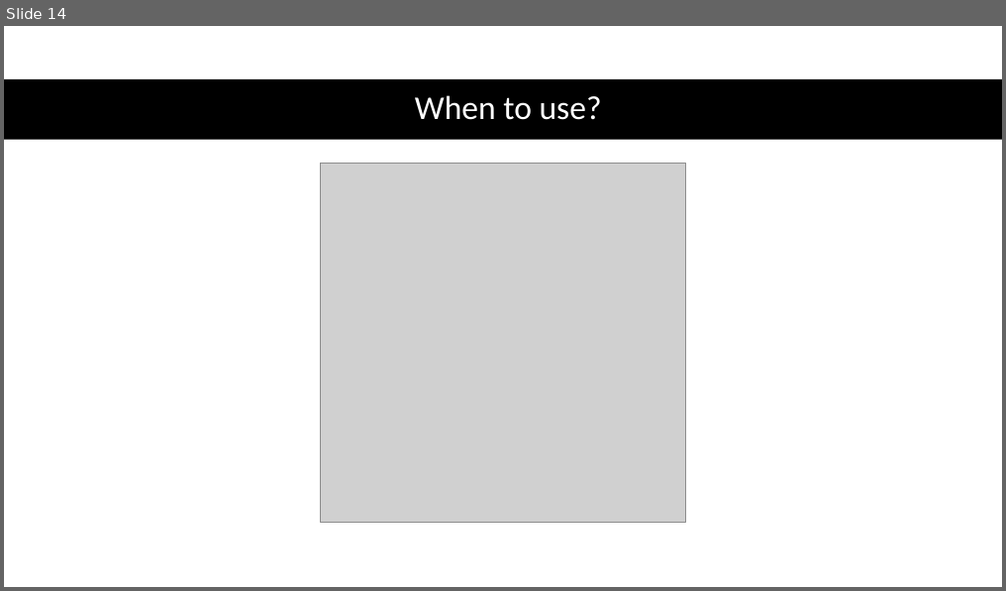
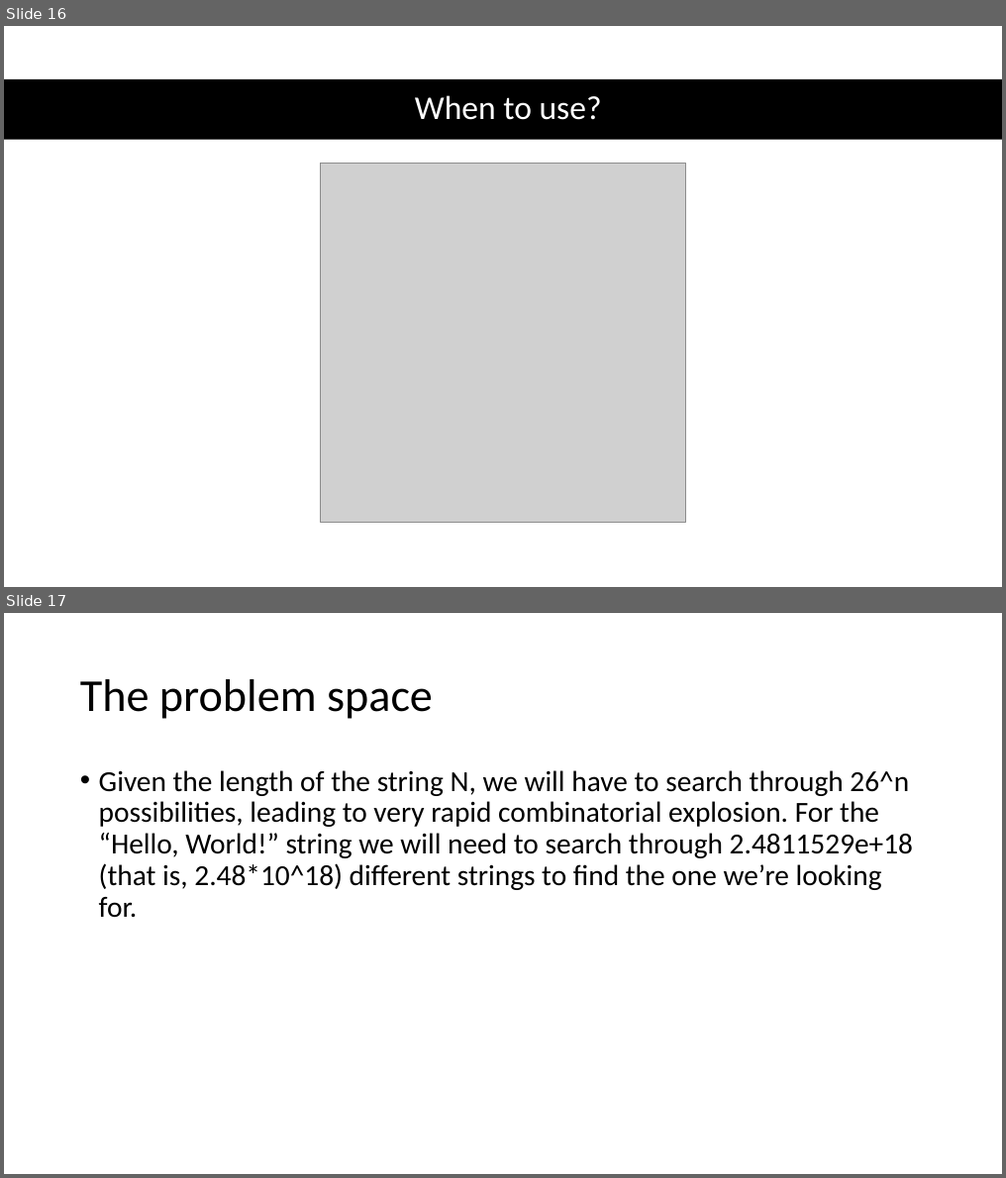
Before and after one commit to the-homeless-god/Profile, a slide deck: Presentations/Genetic.pptx. Shown one above the other, each under a label of ours: slide 14 before the commit, slides 16 and 17 after it. The pictures are 1006x591 and 1006x1178 pixels, drawn with LibreOffice and Linux fonts; fonts in the diff are those of the drawing; grey boxes stand for pictures. Boxes give left, top, right and bottom in pixels: in the first picture for what was removed or moved away, otherwise in the second. Text is boxed around its words. In the diff, an @@ line names an element or a change of style, - is before the commit and + after.

```diff
--- a/Presentations/Genetic.pptx
+++ b/Presentations/Genetic.pptx
@@ slide 17 added at (4,613,1002,1174), background #FFFFFF @@
@@ title added at (80,679,433,719), 44 pt, text #000000 @@
+The problem space
@@ text added at (99,770,913,918), 28 pt, text #000000 @@
+• Given the length of the string N, we will have to search through 26^n possibilities, leading to very rapid combinatorial explosion. For the “Hello, World!” string we will need to search through 2.4811529e+18 (that is, 2.48*10^18) different strings to find the one we’re looking for.
@@ what was slide 14 is now slide 16 @@
```
Also in this commit, not shown: 1 slide changed, 6 other slides added, 1 slide removed.
